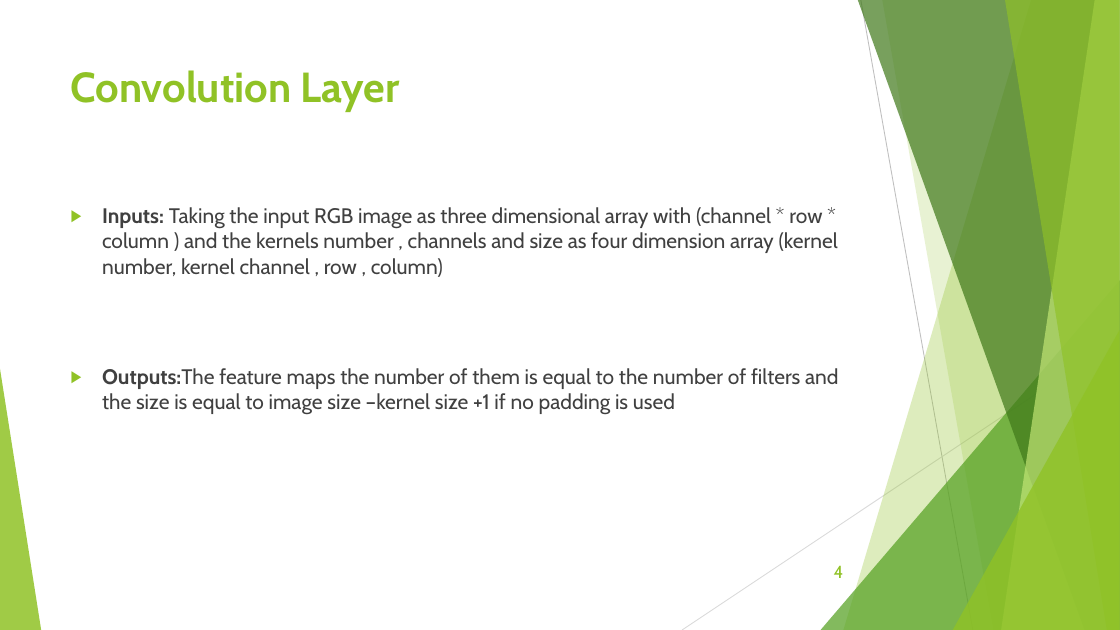
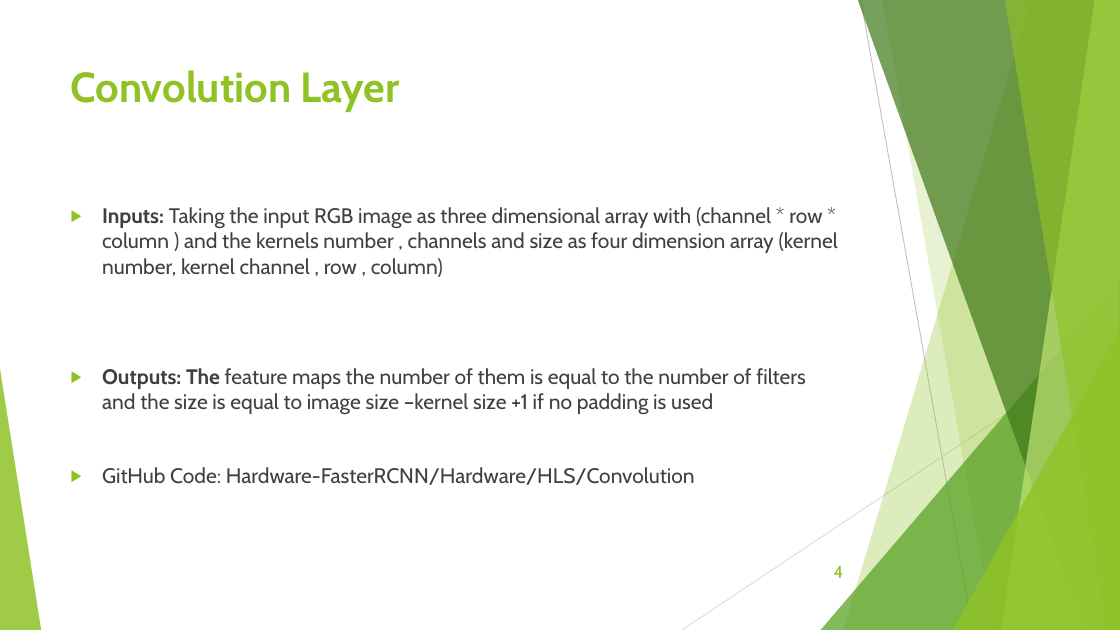
Before and after one commit to Ramy-osama/Hardware-FasterRCNN, a slide deck: slide 4 of Documentation/6-13-2020.pptx. Drawn at 1120x630 pixels with LibreOffice and Linux fonts; fonts in the diff are those of the drawing. Boxes give left, top, right and bottom in pixels: in the first picture for what was removed or moved away, otherwise in the second. Text is boxed around its words. In the diff, an @@ line names an element or a change of style, - is before the commit and + after.

```diff
--- a/Documentation/6-13-2020.pptx
+++ b/Documentation/6-13-2020.pptx
@@ text at [102,368,805,485]: text changed @@
-▶ Outputs:The feature maps the number of them is equal to the number of filters and the size is equal to image size –kernel size +1 if no padding is used
+▶ Outputs: The feature maps the number of them is equal to the number of filters and the size is equal to image size –kernel size +1 if no padding is used
+▶ GitHub Code: Hardware-FasterRCNN/Hardware/HLS/Convolution
```
Also in this commit, not shown: 13 other slides changed, 24 slides added, 1 slide removed, 14 other files.
